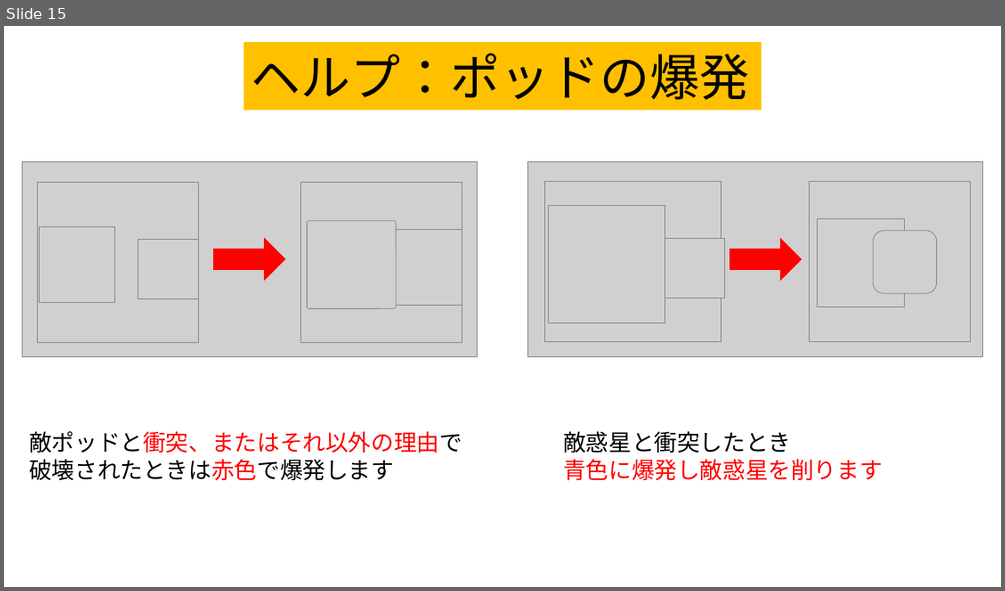
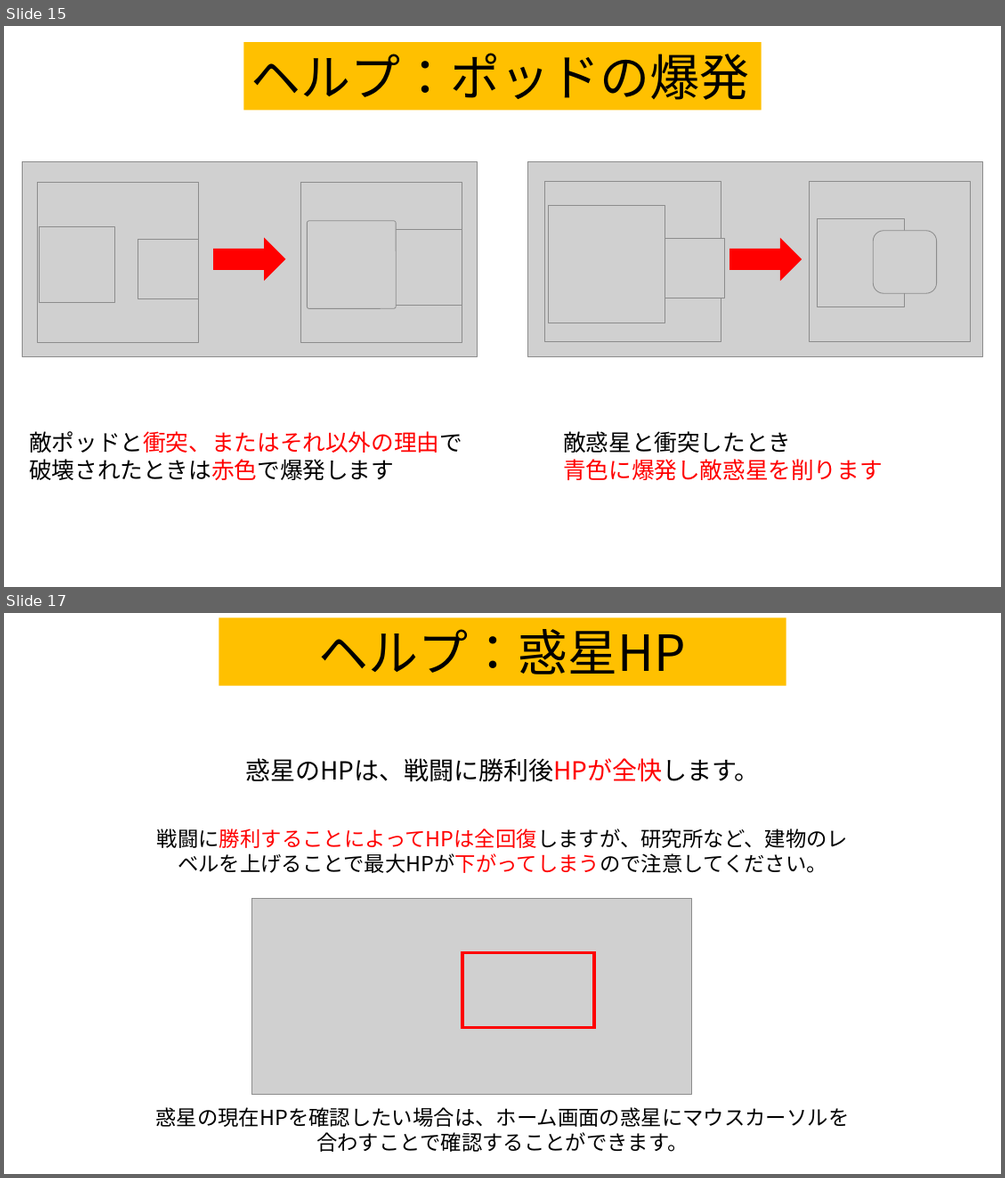
Before and after one commit to team556/team, a slide deck: 説明文.pptx. Shown one above the other, each under a label of ours: slide 15 before the commit, slides 15 and 17 after it; the slides between them are not shown. The pictures are 1005x591 and 1005x1178 pixels, drawn with LibreOffice and Linux fonts; fonts in the diff are those of the drawing; grey boxes stand for pictures. Boxes give left, top, right and bottom in pixels: in the first picture for what was removed or moved away, otherwise in the second. Text is boxed around its words. In the diff, an @@ line names an element or a change of style, - is before the commit and + after.

Commit message:
説明文CTLS+Cした

```diff
--- a/説明文.pptx
+++ b/説明文.pptx
@@ slide 17 added at [4,613,1001,1174], background #FFFFFF @@
@@ rectangle added at [218,617,786,686], fill #FFC000, 48 pt, text #000000 @@
+ヘルプ：惑星HP
@@ text added at [245,758,759,782], 24 pt, text #000000 @@
+惑星のHPは、戦闘に勝利後HPが全快します。
@@ text added at [157,828,848,873], 20 pt, text #000000 @@
+戦闘に勝利することによってHPは全回復しますが、研究所など、建物のレベルを上げることで最大HPが下がってしまうので注意してください。
@@ picture added at [251,899,691,1094] @@
@@ rectangle added at [462,952,595,1027], outline #FF0000 3 pt @@
@@ text added at [155,1107,849,1151], 20 pt, text #000000 @@
+惑星の現在HPを確認したい場合は、ホーム画面の惑星にマウスカーソルを
+合わすことで確認することができます。
```
Also in this commit, not shown: 2 slides changed.
